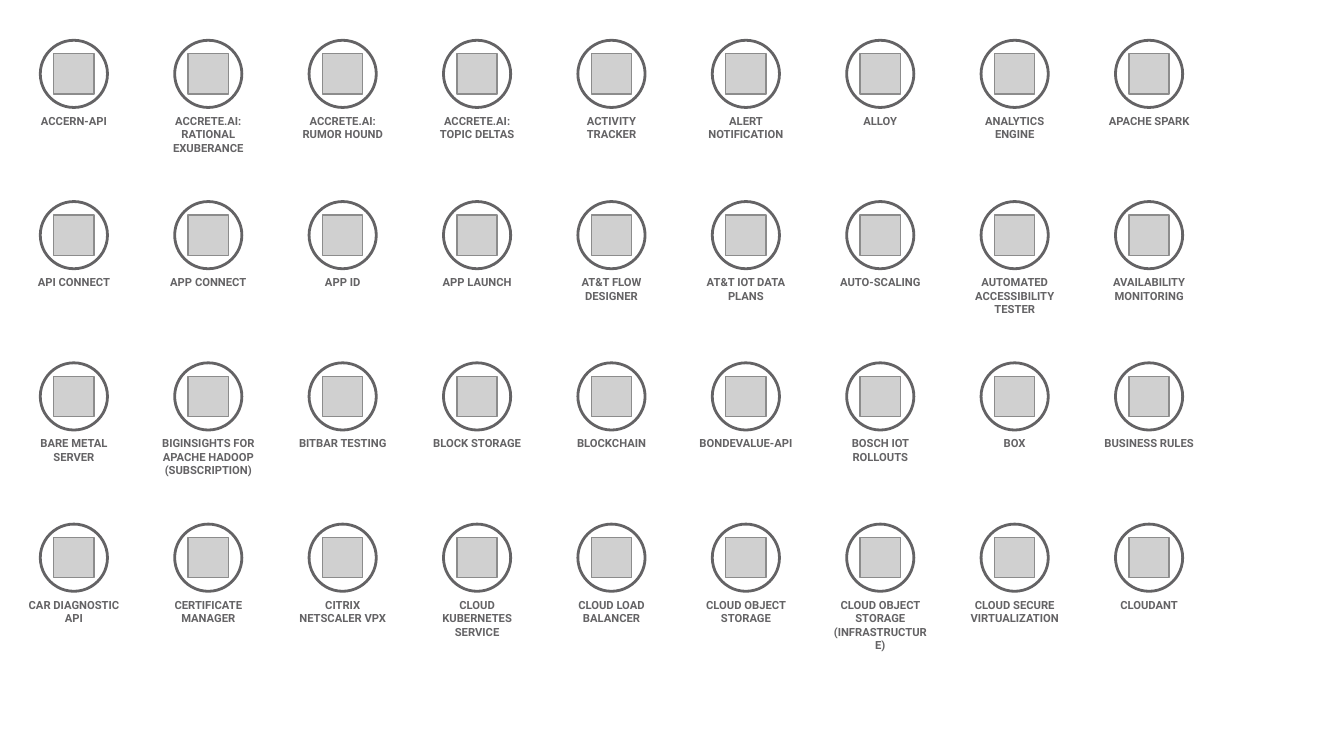
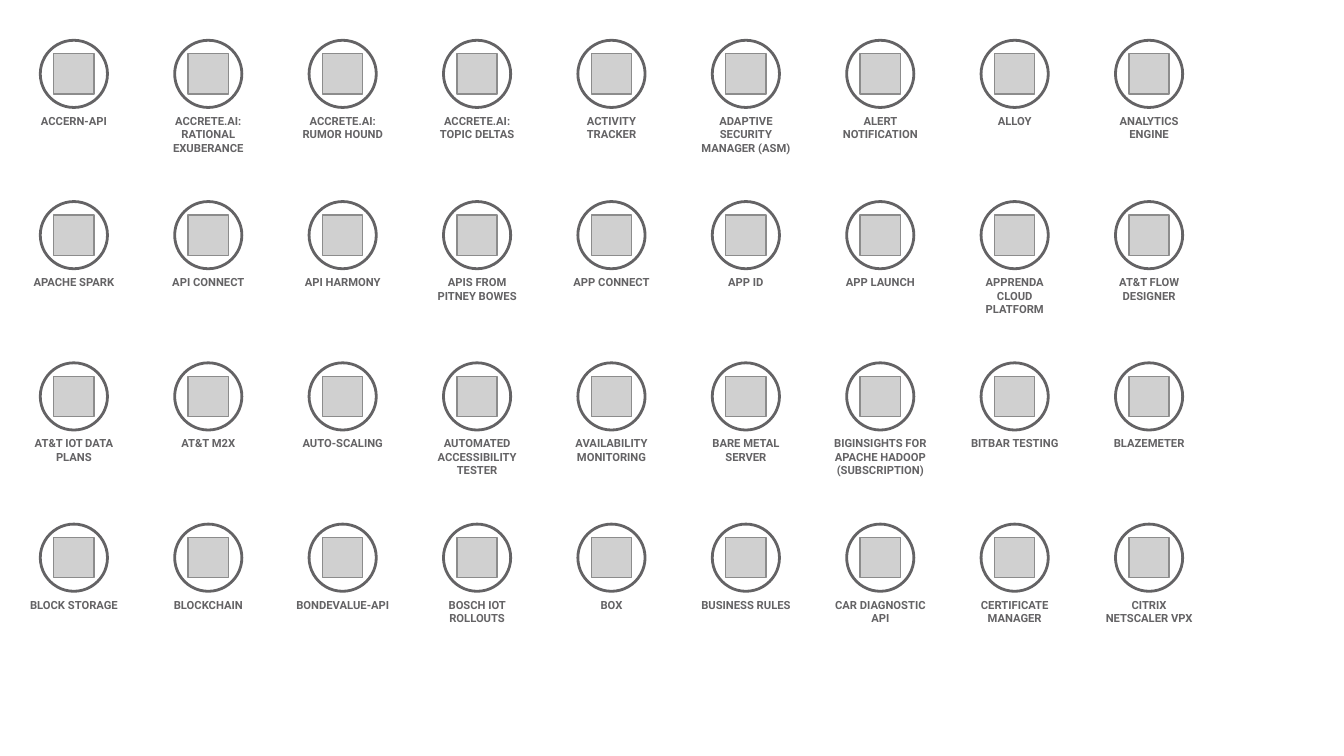
Before and after one commit to l2fprod/myarchitecture, a slide deck: slide 2 of mycatalog-architecture-diagram-template.pptx. Drawn at 1344x756 pixels with LibreOffice and Linux fonts; fonts in the diff are those of the drawing; grey boxes stand for pictures. Boxes give left, top, right and bottom in pixels: in the first picture for what was removed or moved away, otherwise in the second. Text is boxed around its words. In the diff, an @@ line names an element or a change of style, - is before the commit and + after.

```diff
--- a/mycatalog-architecture-diagram-template.pptx
+++ b/mycatalog-architecture-diagram-template.pptx
@@ text added at (701, 117, 790, 154), 6 pt, text #646365, bold @@
+ADAPTIVE SECURITY MANAGER (ASM)
@@ 3 texts: place and size @@
-3 texts at (708, 117, 1044, 138)
+3 texts at (843, 117, 1179, 138)
@@ text removed at (1109, 117, 1189, 125) @@
-APACHE SPARK
@@ text at (34, 278, 114, 286): text changed @@
-API CONNECT
+APACHE SPARK
@@ text at (172, 278, 244, 286): text changed @@
-APP CONNECT
+API CONNECT
@@ text at (305, 278, 381, 286): text changed @@
-APP ID
+API HARMONY
@@ text at (438, 278, 517, 300): text changed @@
-APP LAUNCH
+APIS FROM PITNEY BOWES
@@ text at (573, 278, 649, 286): text changed @@
-AT&T FLOW DESIGNER
+APP CONNECT
@@ text at (728, 278, 764, 286): text changed @@
-AT&T IOT DATA PLANS
+APP ID
@@ text at (846, 278, 915, 286): text changed @@
-AUTO-SCALING
+APP LAUNCH
@@ text at (986, 278, 1044, 313): text changed @@
-AUTOMATED ACCESSIBILITY TESTER
+APPRENDA CLOUD PLATFORM
@@ text at (1119, 278, 1179, 300): text changed @@
-AVAILABILITY MONITORING
+AT&T FLOW DESIGNER
@@ text at (35, 439, 113, 461): text changed @@
-BARE METAL SERVER
+AT&T IOT DATA PLANS
@@ text at (181, 439, 235, 447): text changed @@
-BIGINSIGHTS FOR APACHE HADOOP (SUBSCRIPTION)
+AT&T M2X
@@ text at (303, 439, 383, 447): text changed @@
-BITBAR TESTING
+AUTO-SCALING
@@ text at (438, 439, 517, 474): text changed @@
-BLOCK STORAGE
+AUTOMATED ACCESSIBILITY TESTER
@@ text at (575, 439, 647, 461): text changed @@
-BLOCKCHAIN
+AVAILABILITY MONITORING
@@ text at (712, 439, 779, 461): text changed @@
-BONDEVALUE-API
+BARE METAL SERVER
@@ text at (834, 439, 926, 476): text changed @@
-BOSCH IOT ROLLOUTS
+BIGINSIGHTS FOR APACHE HADOOP (SUBSCRIPTION)
@@ text at (971, 439, 1059, 447): text changed @@
-BOX
+BITBAR TESTING
@@ text at (1114, 439, 1185, 447): text changed @@
-BUSINESS RULES
+BLAZEMETER
@@ text at (30, 601, 118, 609): text changed @@
-CAR DIAGNOSTIC API
+BLOCK STORAGE
@@ text at (174, 601, 243, 609): text changed @@
-CERTIFICATE MANAGER
+BLOCKCHAIN
@@ text at (296, 601, 389, 609): text changed @@
-CITRIX NETSCALER VPX
+BONDEVALUE-API
@@ text at (449, 601, 505, 622): text changed @@
-CLOUD KUBERNETES SERVICE
+BOSCH IOT ROLLOUTS
@@ text at (601, 601, 623, 609): text changed @@
-CLOUD LOAD BALANCER
+BOX
@@ text at (701, 601, 791, 609): text changed @@
-CLOUD OBJECT STORAGE
+BUSINESS RULES
@@ text at (835, 601, 926, 622): text changed @@
-CLOUD OBJECT STORAGE (INFRASTRUCTURE)
+CAR DIAGNOSTIC API
@@ text at (981, 601, 1049, 622): text changed @@
-CLOUD SECURE VIRTUALIZATION
+CERTIFICATE MANAGER
@@ text at (1106, 601, 1192, 622): text changed @@
-CLOUDANT
+CITRIX NETSCALER VPX
```
Also in this commit, not shown: 8 other slides changed.
